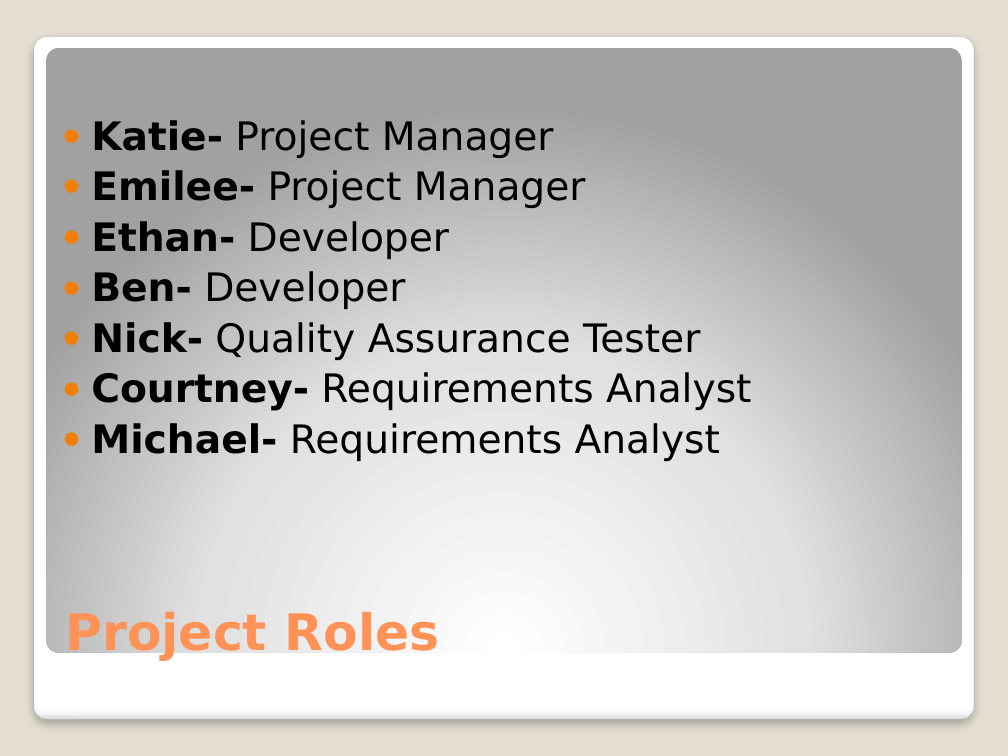
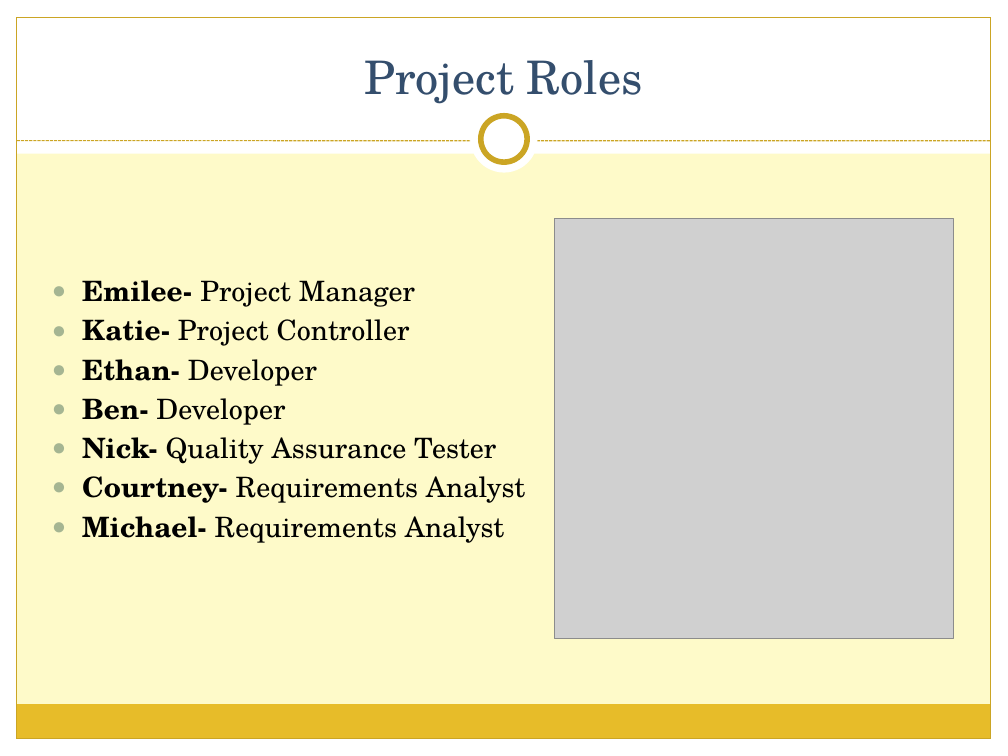
Before and after one commit to bsimondet/BeckmanProject, a slide deck: slide 2 of Documentation/The Beckmen Project.pptx (slide 5 before the commit). Drawn at 1008x756 pixels with LibreOffice and Linux fonts; fonts in the diff are those of the drawing; grey boxes stand for pictures. Boxes give left, top, right and bottom in pixels: in the first picture for what was removed or moved away, otherwise in the second. Text is boxed around its words. In the diff, an @@ line names an element or a change of style, - is before the commit and + after.

```diff
--- a/Documentation/The Beckmen Project.pptx
+++ b/Documentation/The Beckmen Project.pptx
@@ background #E3DED1 to #FEFAC9 @@
@@ rectangle added at [0,0,1008,153], fill #FFFFFF @@
@@ rectangle added at [0,0,17,756], fill #FFFFFF @@
@@ rectangle added at [17,17,991,739], outline #CCA624 0.75 pt @@
@@ title "Project Roles": place and size @@
-title "Project Roles" at [65,608,440,661]
+title "Project Roles" at [364,60,643,104]
@@ title "Project Roles" at [364,60,643,104]: size 36 to 33 pt, font DejaVu Sans to TeX Gyre Schola, text colour #FF9258 to #344E6D, bold off; alignment left to centre @@
@@ rectangle added at [991,0,1008,756], fill #FFFFFF @@
@@ rounded rectangle removed at [33,36,974,720] @@
@@ rounded rectangle removed at [46,47,962,652] @@
@@ ellipse added at [471,106,538,173], fill #FFFFFF @@
@@ ellipse added at [481,116,527,162], fill #FFFFFF, outline #CCA624 4 pt @@
@@ line added from (17, 141) to (991, 141), #CCA624 0.75 pt dashed @@
@@ text at [91,120,554,158]: paragraph removed @@
-● Katie- Project Manager
@@ picture added at [554,219,954,639] @@
@@ text "Emilee- Project Manager": place and size @@
-text "Emilee- Project Manager" at [91,120,751,461]
+text "Emilee- Project Manager" at [82,280,525,543]
@@ text at [82,280,525,543]: size 28 to 20 pt, font DejaVu Sans to TeX Gyre Schola in "Emilee- Project Manager", "Ethan- Developer", "Ben- Developer", "Nick- Quality Assurance Tester" and 2 more places; indent changed; more space between paragraphs; bullet colour #F07F09 to #A5B592 @@
@@ text at [82,319,410,346]: paragraph added @@
+● Katie- Project Controller
@@ rectangle added at [16,705,990,739], fill #E7BC29 @@
@@ rectangle added at [0,739,1008,756], fill #FFFFFF @@
```
Also in this commit, not shown: 6 other slides changed, 9 slides added, 3 slides removed.
